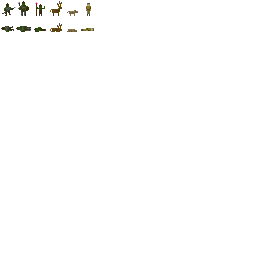
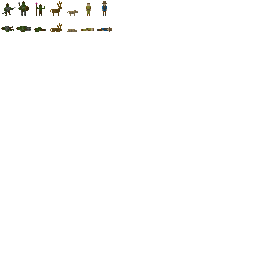
Comparing the layer stacks of the two 256 x 256 images. Changes:
painted on "Background" over [97, 1, 112, 32]
